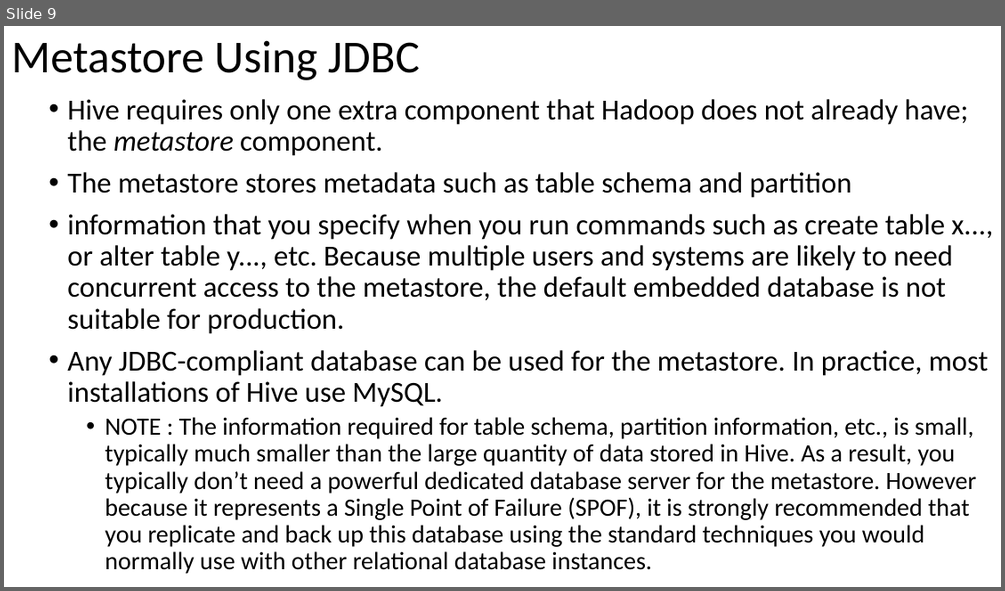
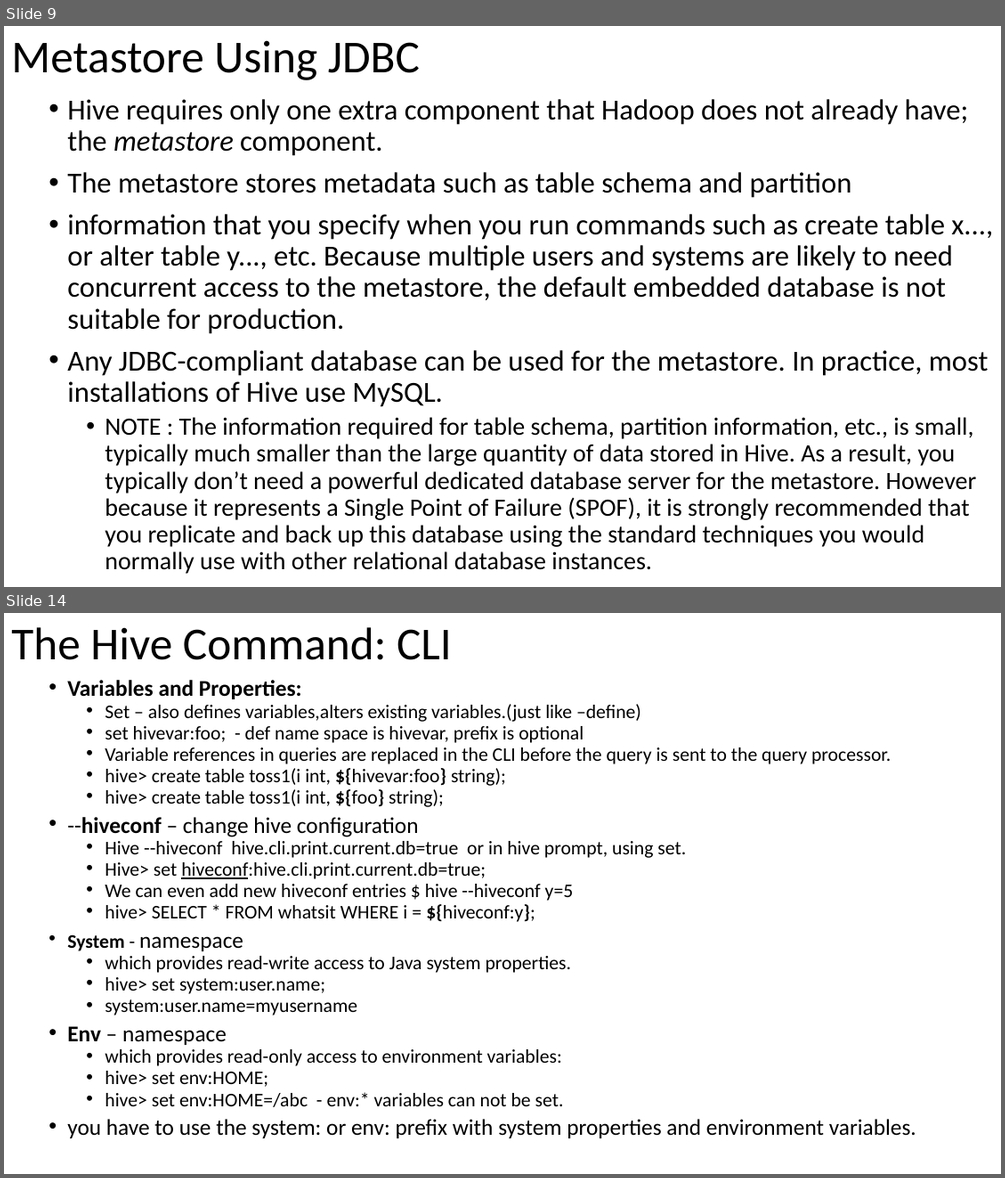
Before and after one commit to email2dorababu/SCALA_Reading, a slide deck: Hive_Def_Guide_mar_2016/Hive_programming_Hive_part1.pptx. Shown one above the other, each under a label of ours: slide 9 before the commit, slides 9 and 14 after it; the slides between them are not shown. The pictures are 1005x591 and 1005x1178 pixels, drawn with LibreOffice and Linux fonts; fonts in the diff are those of the drawing. Boxes give left, top, right and bottom in pixels: in the first picture for what was removed or moved away, otherwise in the second. Text is boxed around its words. In the diff, an @@ line names an element or a change of style, - is before the commit and + after.

```diff
--- a/Hive_Def_Guide_mar_2016/Hive_programming_Hive_part1.pptx
+++ b/Hive_Def_Guide_mar_2016/Hive_programming_Hive_part1.pptx
@@ slide 14 added at [4, 613, 1001, 1174], background #FFFFFF @@
@@ title added at [11, 627, 452, 660], 44 pt, text #000000 @@
+The Hive Command: CLI
@@ text added at [67, 680, 916, 1138], 18.6 pt, text #000000 @@
+• Variables and Properties:
+  • Set – also defines variables,alters existing variables.(just like –define)
+  • set hivevar:foo; - def name space is hivevar, prefix is optional
+  • Variable references in queries are replaced in the CLI before the query is sent to the query processor.
+  • hive> create table toss1(i int, ${hivevar:foo} string);
+  • hive> create table toss1(i int, ${foo} string);
+• --hiveconf – change hive configuration
+  • Hive --hiveconf hive.cli.print.current.db=true or in hive prompt, using set.
+  • Hive> set hiveconf:hive.cli.print.current.db=true;
+  • We can even add new hiveconf entries $ hive --hiveconf y=5
+  • hive> SELECT * FROM whatsit WHERE i = ${hiveconf:y};
+• System - namespace
+  • which provides read-write access to Java system properties.
+  • hive> set system:user.name;
+  • system:user.name=myusername
+• Env – namespace
+  • which provides read-only access to environment variables:
+  • hive> set env:HOME;
+  • hive> set env:HOME=/abc - env:* variables can not be set.
+• you have to use the system: or env: prefix with system properties and environment variables.
```
Also in this commit, not shown: 1 slide changed, 6 other slides added, 1 other file.
